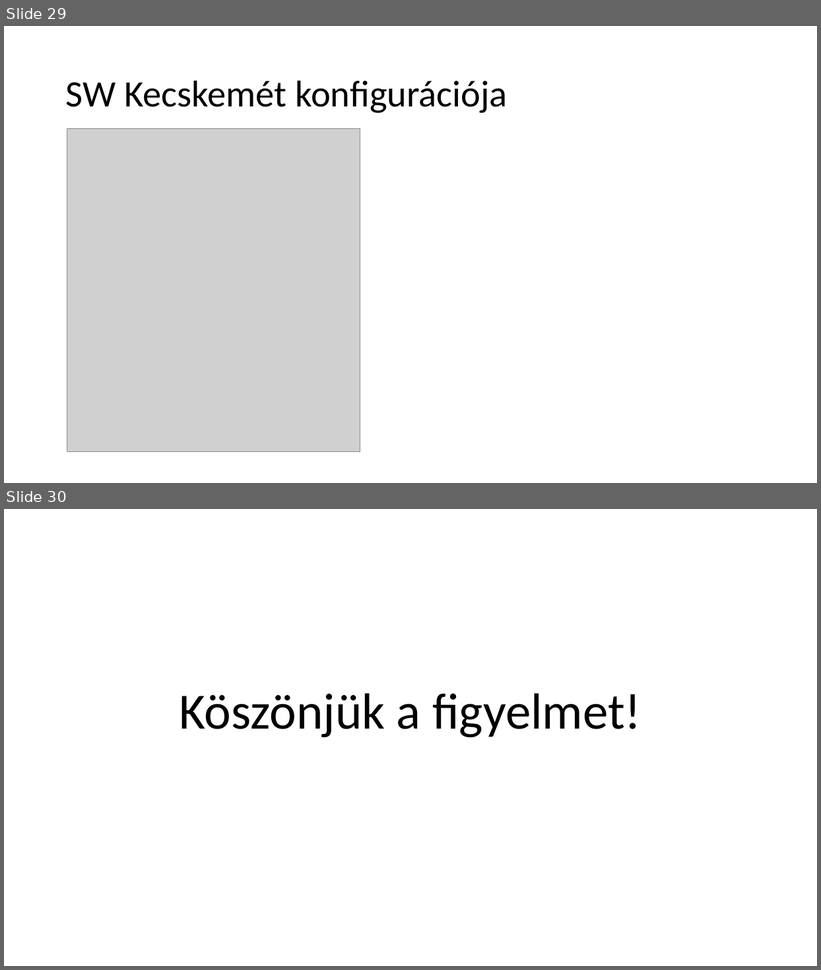
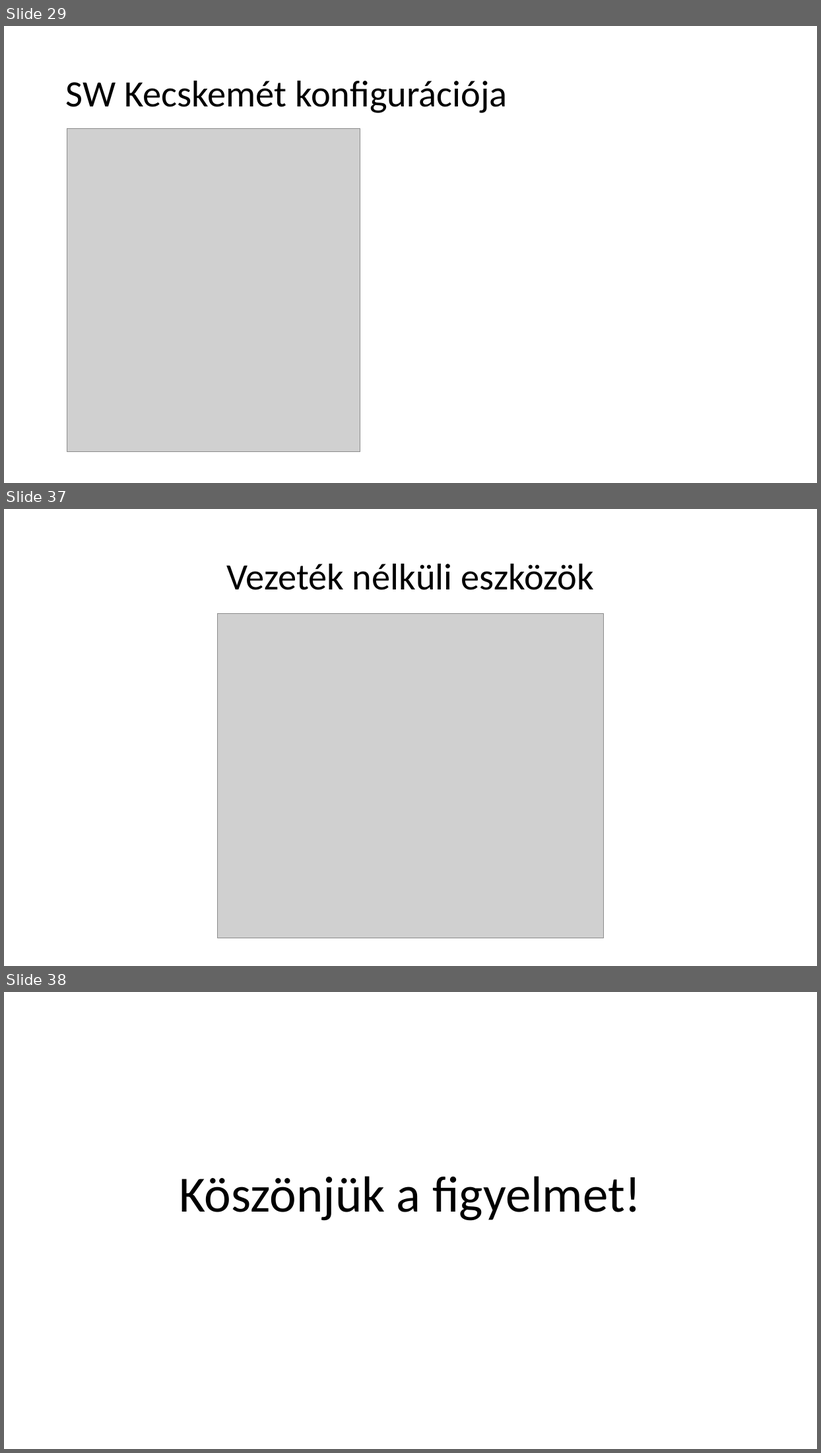
Before and after one commit to I-Izumi/School-project-network, a slide deck: Prezentációk/School_projects_ppt.pptx. Shown one above the other, each under a label of ours: slides 29 and 30 before the commit, slides 29, 37 and 38 after it; the slides between them are not shown. The pictures are 821x970 and 821x1453 pixels, drawn with LibreOffice and Linux fonts; fonts in the diff are those of the drawing; grey boxes stand for pictures. Boxes give left, top, right and bottom in pixels: in the first picture for what was removed or moved away, otherwise in the second. Text is boxed around its words. In the diff, an @@ line names an element or a change of style, - is before the commit and + after.

```diff
--- a/Prezentációk/School_projects_ppt.pptx
+++ b/Prezentációk/School_projects_ppt.pptx
@@ slide 37 added at (x1=4, y1=509, x2=817, y2=966), background #FFFFFF @@
@@ title added at (x1=226, y1=563, x2=594, y2=590), 44 pt, text #000000 @@
+Vezeték nélküli eszközök
@@ picture added at (x1=217, y1=613, x2=603, y2=939) @@
@@ what was slide 30 is now slide 38 @@
```
Also in this commit, not shown: 7 other slides added, 1 other file.
